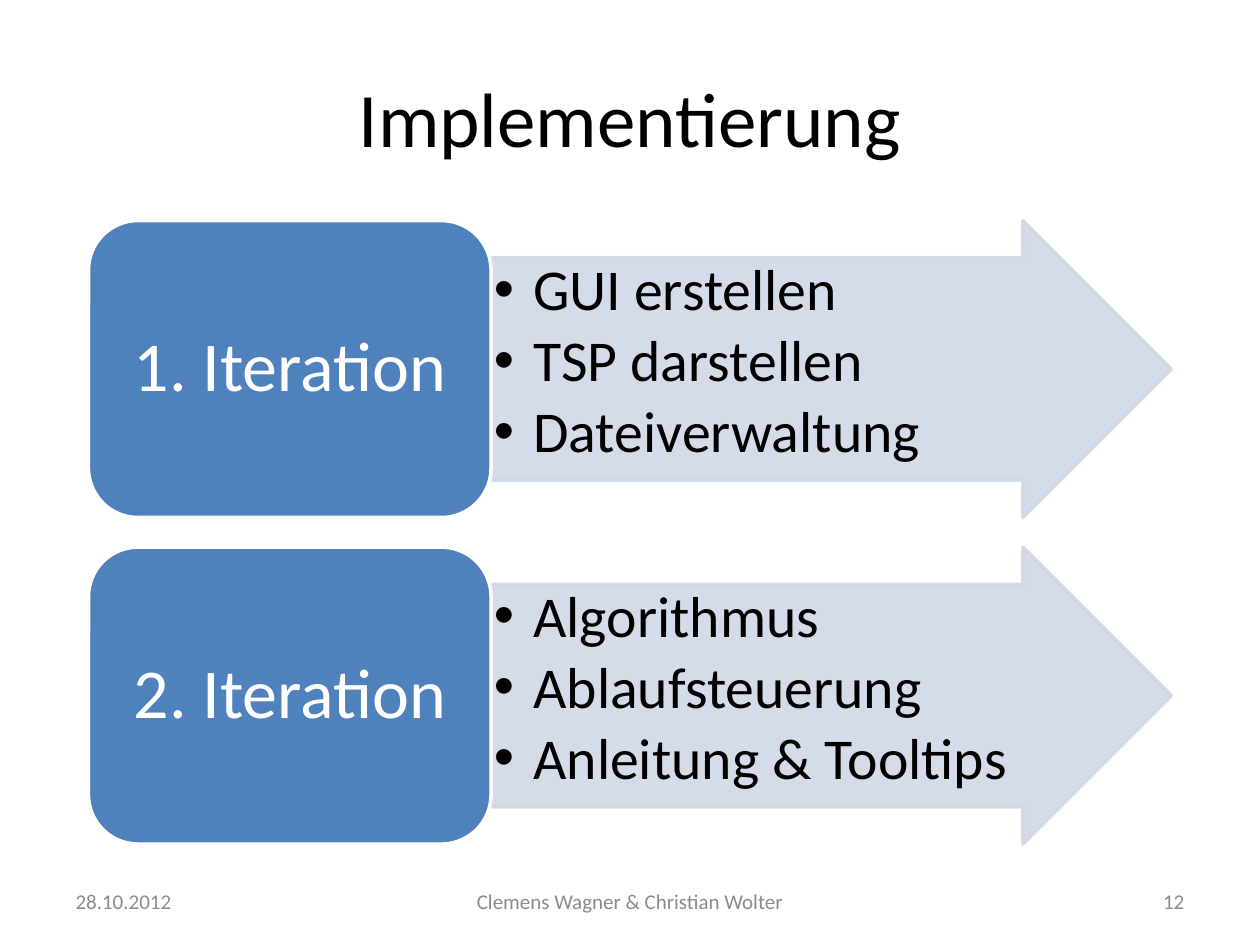
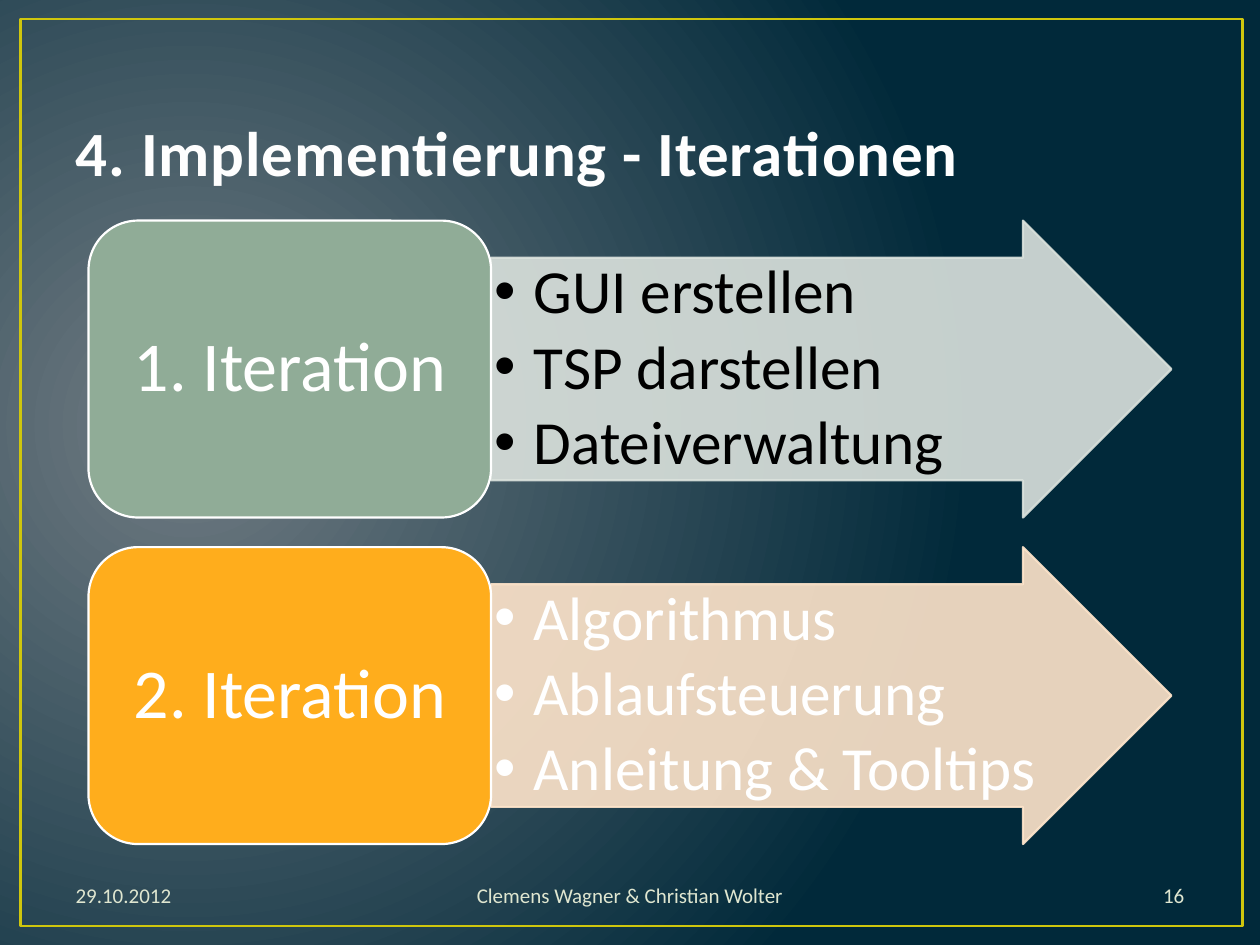
Before and after one commit to dev693/ants, a slide deck: slide 16 of Ants/src/doku/präsentation.pptx (slide 12 before the commit). Drawn at 1260x945 pixels with LibreOffice and Linux fonts; fonts in the diff are those of the drawing. Boxes give left, top, right and bottom in pixels: in the first picture for what was removed or moved away, otherwise in the second. Text is boxed around its words. In the diff, an @@ line names an element or a change of style, - is before the commit and + after.

Commit message:
Präsentation Style anpassungen. Abschnittsüberschriften geändert. Farben geändert

```diff
--- a/Ants/src/doku/präsentation.pptx
+++ b/Ants/src/doku/präsentation.pptx
@@ background #FFFFFF to gradient #717C84 to #01293A @@
@@ rectangle added at (x1=20, y1=19, x2=1242, y2=926), outline #CFC60D 1.5 pt @@
@@ title "4. Implementierung - Iterationen" at (x1=76, y1=131, x2=958, y2=187): vertical alignment middle to bottom @@
@@ title at (x1=76, y1=131, x2=958, y2=187): text changed; size 44 to 36 pt; text colour #000000 to #FEFEFE; bold on @@
-Implementierung
+4. Implementierung - Iterationen
@@ rounded rectangle at (x1=88, y1=220, x2=491, y2=518): fill #4F81BD to #90AC97; outline #FFFFFF 2 pt to #FFFFFF 1.25 pt @@
@@ right arrow at (x1=491, y1=220, x2=1172, y2=518): fill #D0D8E8 at 90% opacity to #DBE3DD at 90% opacity; outline #D0D8E8 2 pt to #DBE3DD 1.25 pt @@
@@ text "GUI erstellen" at (x1=534, y1=270, x2=944, y2=475): size 33 to 35 pt @@
@@ rounded rectangle at (x1=88, y1=547, x2=491, y2=844): fill #4F81BD to #FFAD1C; outline #FFFFFF 2 pt to #FFFFFF 1.25 pt @@
@@ right arrow at (x1=491, y1=547, x2=1172, y2=844): fill #D0D8E8 at 90% opacity to #FFE3CC at 90% opacity; outline #D0D8E8 2 pt to #FFE3CC 1.25 pt @@
@@ text "Algorithmus" at (x1=534, y1=598, x2=1036, y2=800): size 33 to 35 pt, text colour #000000 to #FFFFFF @@
@@ text "Clemens Wagner & Christian Wolter" at (x1=477, y1=888, x2=782, y2=907): text colour #8C8C8C to #DFE6D0 @@
@@ text at (x1=76, y1=889, x2=172, y2=903): text changed; text colour #8C8C8C to #DFE6D0 @@
-28.10.2012
+29.10.2012
@@ page number at (x1=1163, y1=889, x2=1184, y2=903): text changed; text colour #8C8C8C to #DFE6D0 @@
-12
+16
```
Also in this commit, not shown: 14 other slides changed, 6 slides added, 1 slide removed, 4 other files.
